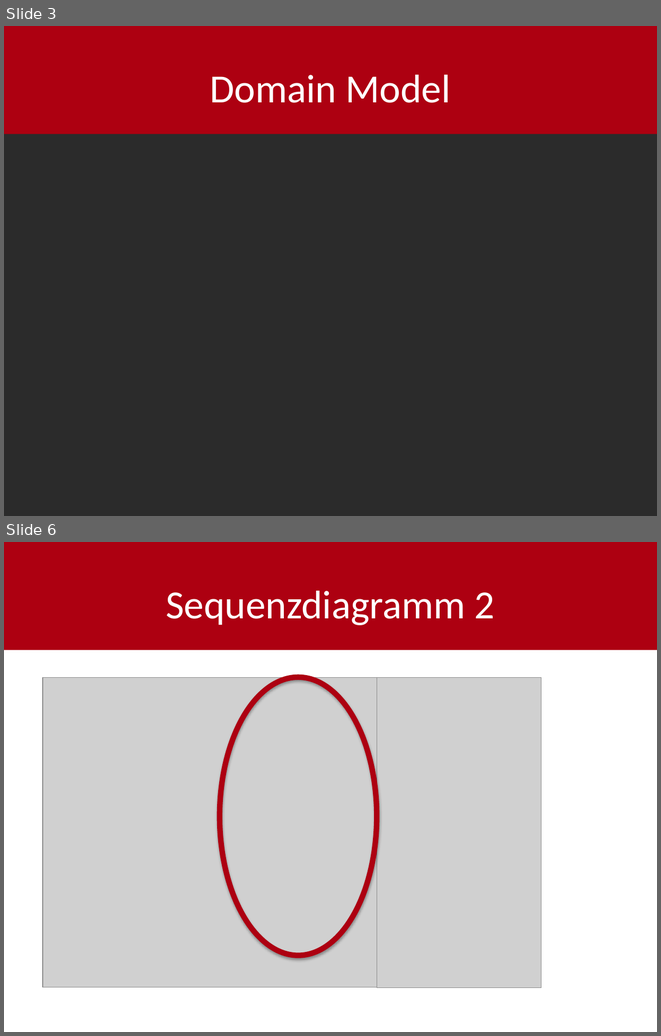
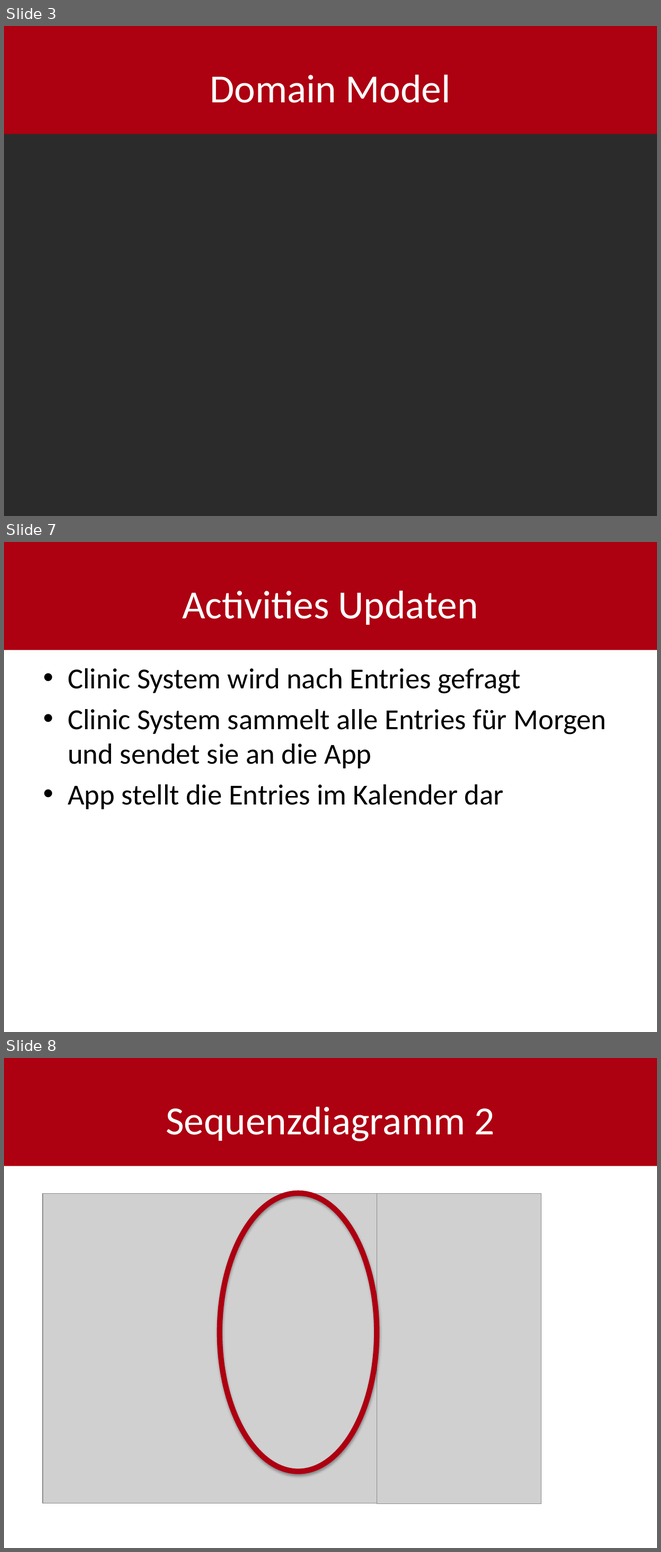
Before and after one commit to shylux/ch.bfh.bti7081.s2015.rot, a slide deck: doc/task07/design.pptx. Shown one above the other, each under a label of ours: slides 3 and 6 before the commit, slides 3, 7 and 8 after it; the slides between them are not shown. The pictures are 661x1036 and 661x1552 pixels, drawn with LibreOffice and Linux fonts; fonts in the diff are those of the drawing; grey boxes stand for pictures; background and template pictures are left out; a plain dark background stands for a picture behind light text. Boxes give left, top, right and bottom in pixels: in the first picture for what was removed or moved away, otherwise in the second. Text is boxed around its words. In the diff, an @@ line names an element or a change of style, - is before the commit and + after.

```diff
--- a/doc/task07/design.pptx
+++ b/doc/task07/design.pptx
@@ slide 7 added at (4, 542, 657, 1032), background #FFFFFF; not listed: 1 template element that a slide beside it also shows @@
@@ title added at (182, 590, 478, 625), 44 pt, text #FFFFFF @@
+Activities Updaten
@@ text added at (68, 668, 606, 809), 32 pt, text #000000 @@
+• Clinic System wird nach Entries gefragt
+• Clinic System sammelt alle Entries für Morgen
+  und sendet sie an die App
+• App stellt die Entries im Kalender dar
@@ what was slide 6 is now slide 8 @@
```
Also in this commit, not shown: 1 slide changed, 4 other slides added, 2 slides removed.
